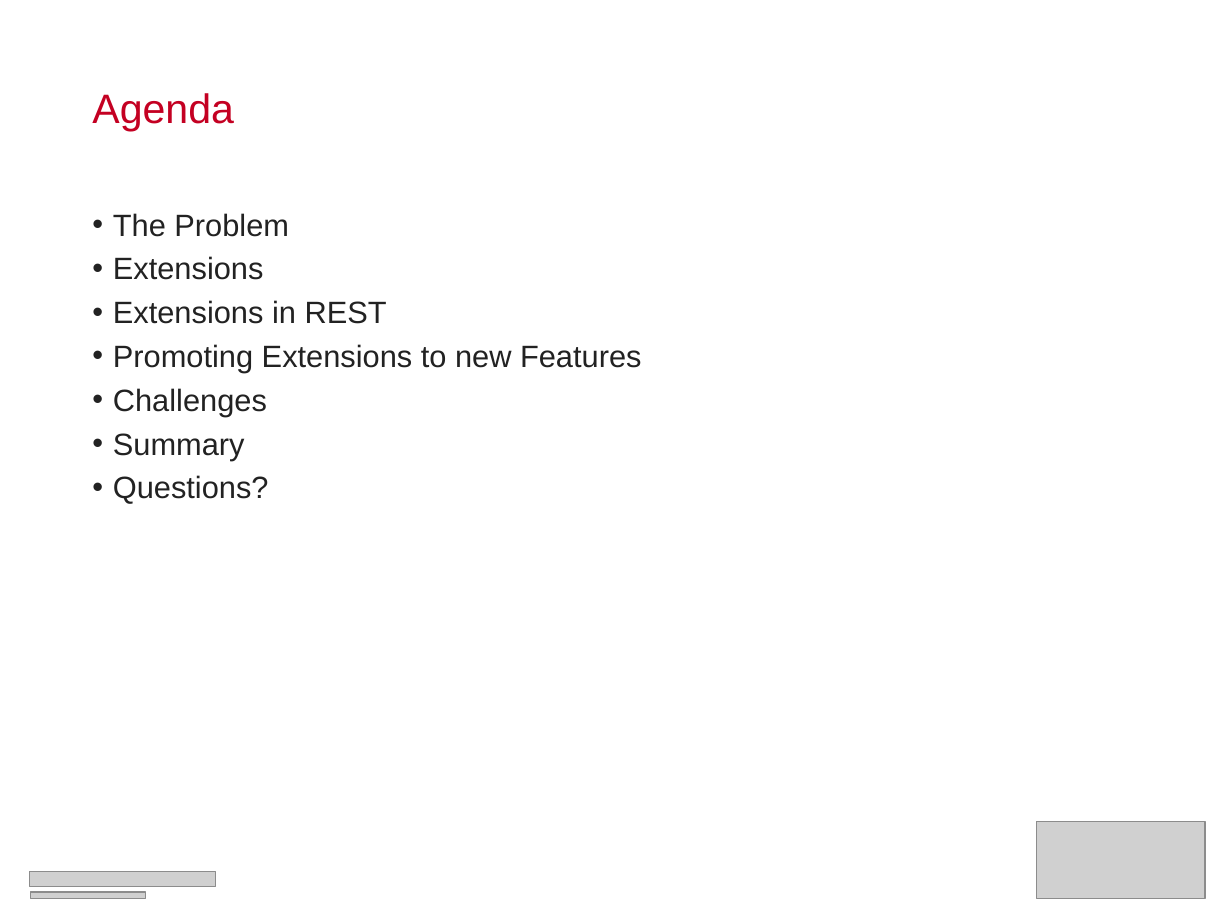
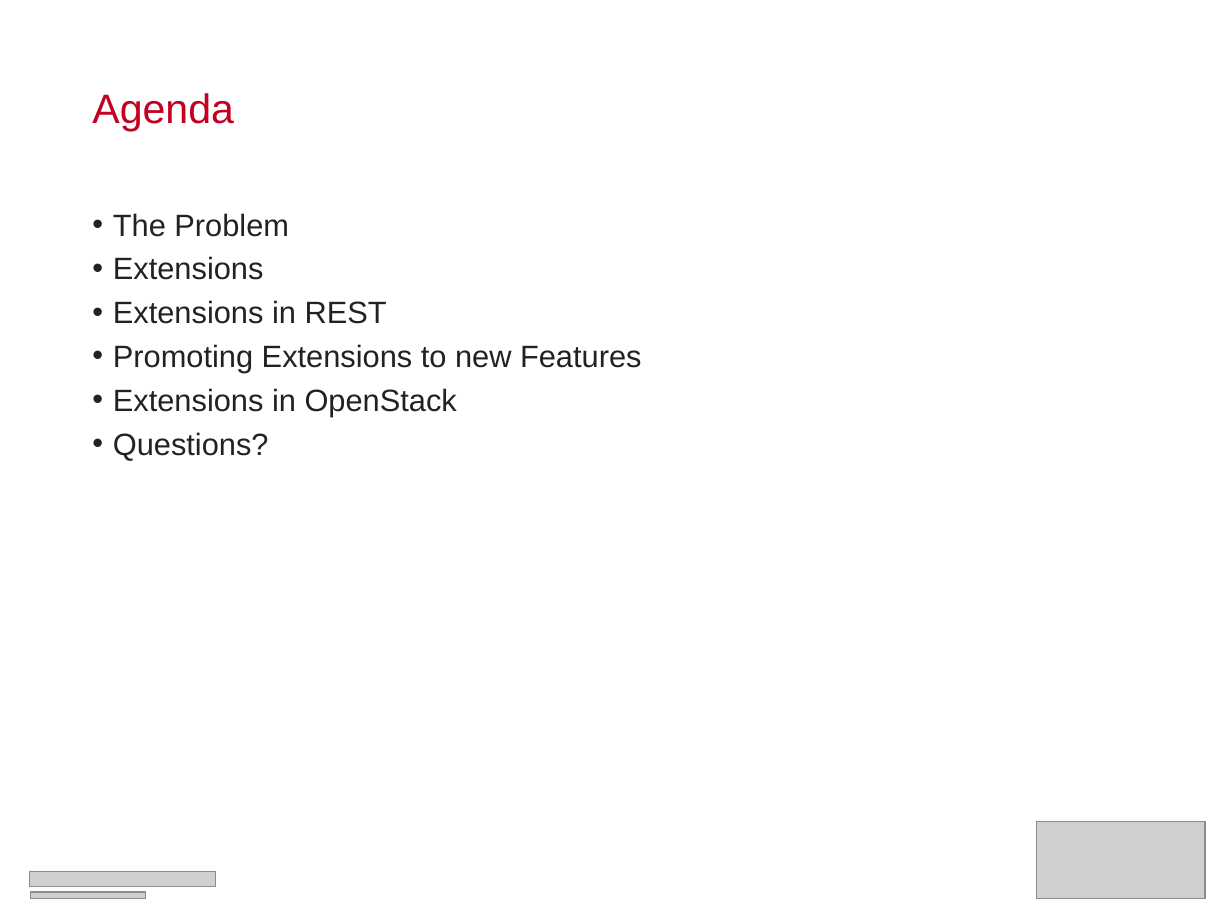
Before and after one commit to RackerWilliams/OpenStack-Extensions, a slide deck: slide 2 of Extensions.ppt. Drawn at 1232x924 pixels with LibreOffice and Linux fonts; fonts in the diff are those of the drawing; grey boxes stand for pictures. Boxes give left, top, right and bottom in pixels: in the first picture for what was removed or moved away, otherwise in the second. Text is boxed around its words. In the diff, an @@ line names an element or a change of style, - is before the commit and + after.

```diff
--- a/Extensions.ppt
+++ b/Extensions.ppt
@@ text at [113,388,457,416]: text changed @@
-• Challenges
-• Summary
+• Extensions in OpenStack
```
Also in this commit, not shown: 16 other slides changed, 3 slides added, 12 slides removed.
